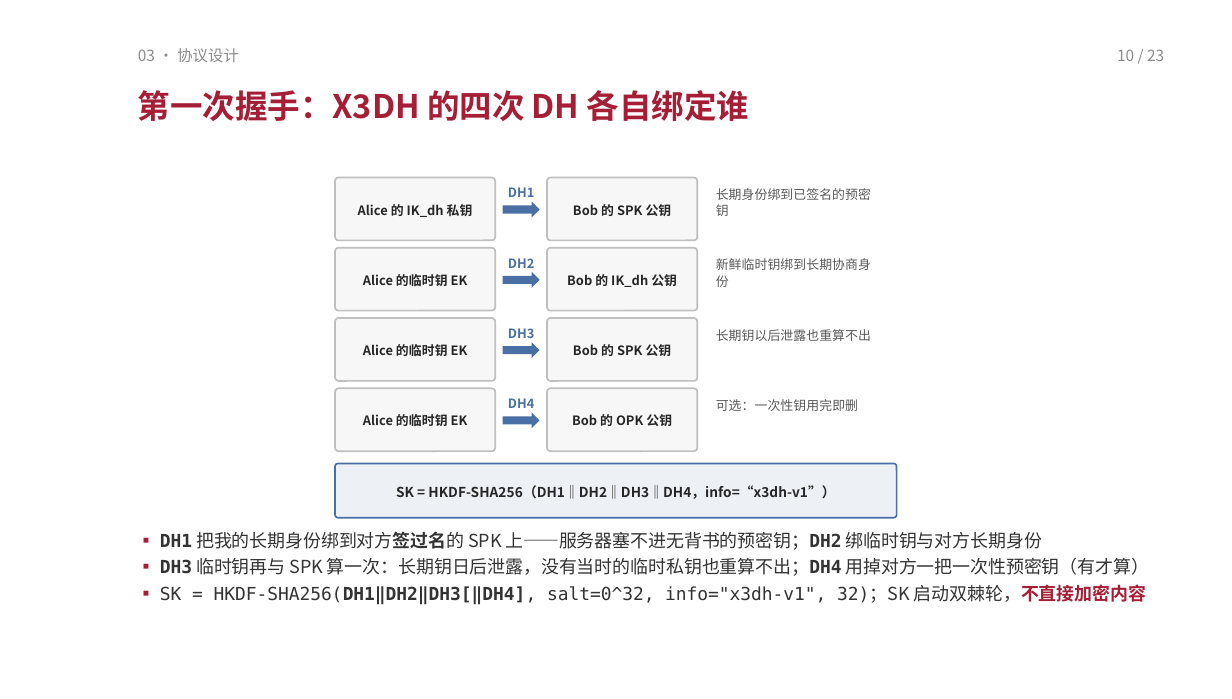
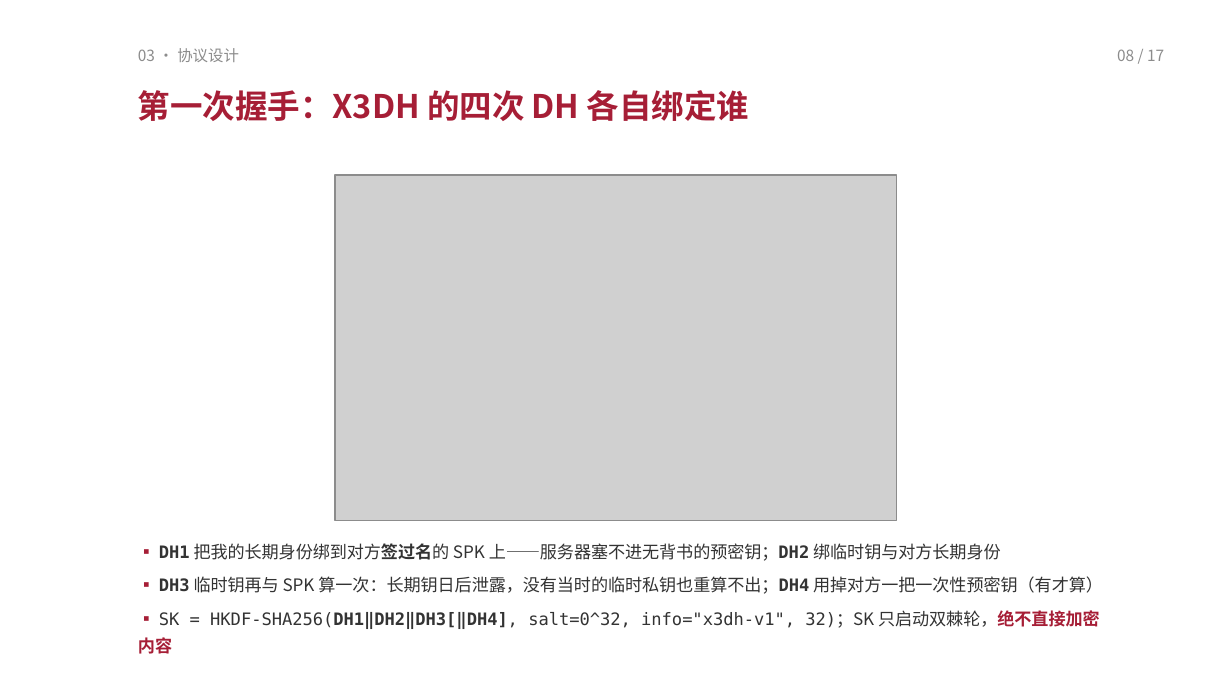
Before and after one commit to TomHaoZi/ECNUchat, a slide deck: slide 8 of 中期汇报/ECNUchat-中期汇报.pptx (slide 10 before the commit). Drawn at 1232x699 pixels with LibreOffice and Linux fonts; fonts in the diff are those of the drawing; grey boxes stand for pictures. Boxes give left, top, right and bottom in pixels: in the first picture for what was removed or moved away, otherwise in the second. Text is boxed around its words. In the diff, an @@ line names an element or a change of style, - is before the commit and + after.

```diff
--- a/中期汇报/ECNUchat-中期汇报.pptx
+++ b/中期汇报/ECNUchat-中期汇报.pptx
@@ text at (1117,49,1164,61): text changed @@
-10 / 23
+08 / 17
@@ rounded rectangle removed at (335,177,495,240) @@
-Alice 的 IK_dh 私钥
@@ picture added at (335,175,897,520) @@
@@ rounded rectangle removed at (547,177,697,240) @@
-Bob 的 SPK 公钥
@@ right arrow removed at (503,201,540,217) @@
@@ text removed at (508,187,535,197) @@
-DH1
@@ text removed at (716,188,871,216) @@
-长期身份绑到已签名的预密钥
@@ rounded rectangle removed at (335,248,495,310) @@
-Alice 的临时钥 EK
@@ text removed at (508,258,535,268) @@
-DH2
@@ rounded rectangle removed at (547,248,697,310) @@
-Bob 的 IK_dh 公钥
@@ text removed at (716,258,871,287) @@
-新鲜临时钥绑到长期协商身份
@@ right arrow removed at (503,272,540,288) @@
@@ rounded rectangle removed at (335,318,495,381) @@
-Alice 的临时钥 EK
@@ text removed at (508,328,535,343) @@
-DH3
@@ rounded rectangle removed at (547,318,697,381) @@
-Bob 的 SPK 公钥
@@ text removed at (716,329,871,341) @@
-长期钥以后泄露也重算不出
@@ right arrow removed at (503,341,540,357) @@
@@ rounded rectangle removed at (335,388,495,451) @@
-Alice 的临时钥 EK
@@ rounded rectangle removed at (547,388,697,451) @@
-Bob 的 OPK 公钥
@@ right arrow removed at (503,413,540,429) @@
@@ text removed at (508,398,535,408) @@
-DH4
@@ text removed at (716,399,858,411) @@
-可选：一次性钥用完即删
@@ rounded rectangle removed at (335,463,897,517) @@
-SK = HKDF-SHA256（DH1‖DH2‖DH3‖DH4，info=“x3dh-v1”）
@@ text "▪ DH1 把我的长期身份绑到对方签过名的 SPK 上——服务器塞不进无背书的预密钥；DH2 ...": place and size @@
-text "▪ DH1 把我的长期身份绑到对方签过名的 SPK 上——服务器塞不进无背书的预密钥；DH2 ..." at (160,531,1150,605)
+text "▪ DH1 把我的长期身份绑到对方签过名的 SPK 上——服务器塞不进无背书的预密钥；DH2 ..." at (138,543,1103,654)
@@ text at (159,543,1103,594): size 10.5 to 10 pt in "▪ DH1 把我的长期身份绑到对方签过名的 SPK 上——服务器塞不进无背书的预密钥；DH2 绑临时钥与对方长期身份", "▪ DH3 临时钥再与 SPK 算一次：长期钥日后泄露，没有当时的临时私钥也重算不出；DH4 用掉对方一把一次性预密钥（ ..."; line spacing 1.08 to 1.3; more space between paragraphs @@
@@ text at (138,610,1100,654): text changed; size 10.5 to 10 pt @@
-▪ SK = HKDF-SHA256(DH1‖DH2‖DH3[‖DH4], salt=0^32, info="x3dh-v1", 32)；SK 启动双棘轮，不直接加密内容
+▪ SK = HKDF-SHA256(DH1‖DH2‖DH3[‖DH4], salt=0^32, info="x3dh-v1", 32)；SK 只启动双棘轮，绝不直接加密内容
```
Also in this commit, not shown: 14 other slides changed, 6 slides removed, 3 other files.
